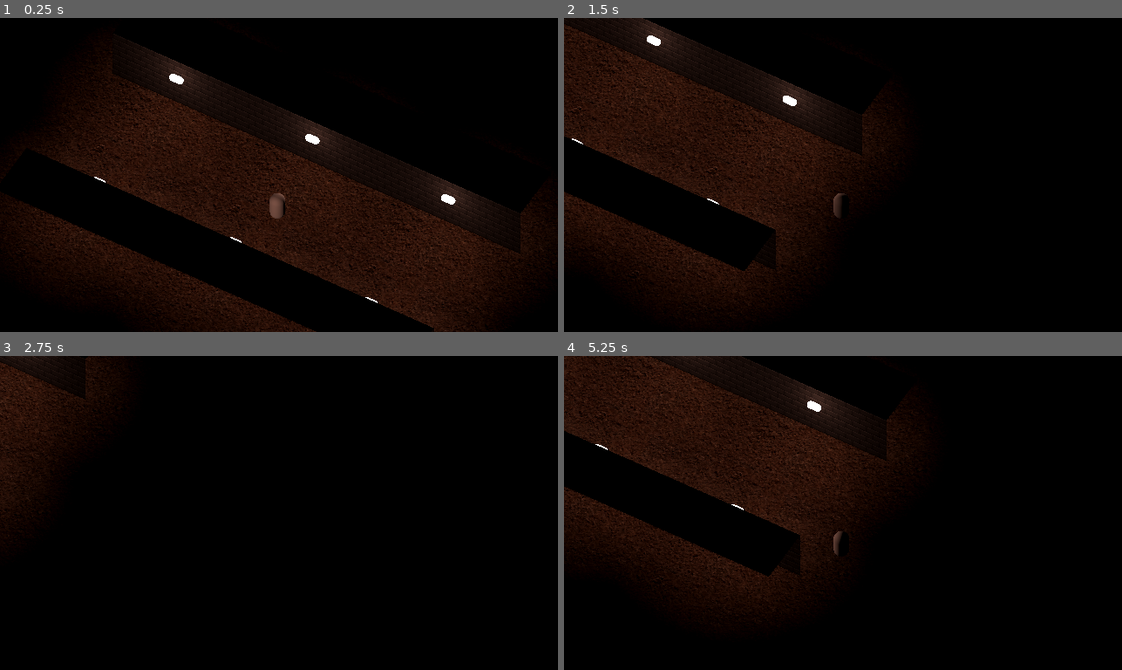
Above: before the commit, frames 1-4 (two rows, left to right).
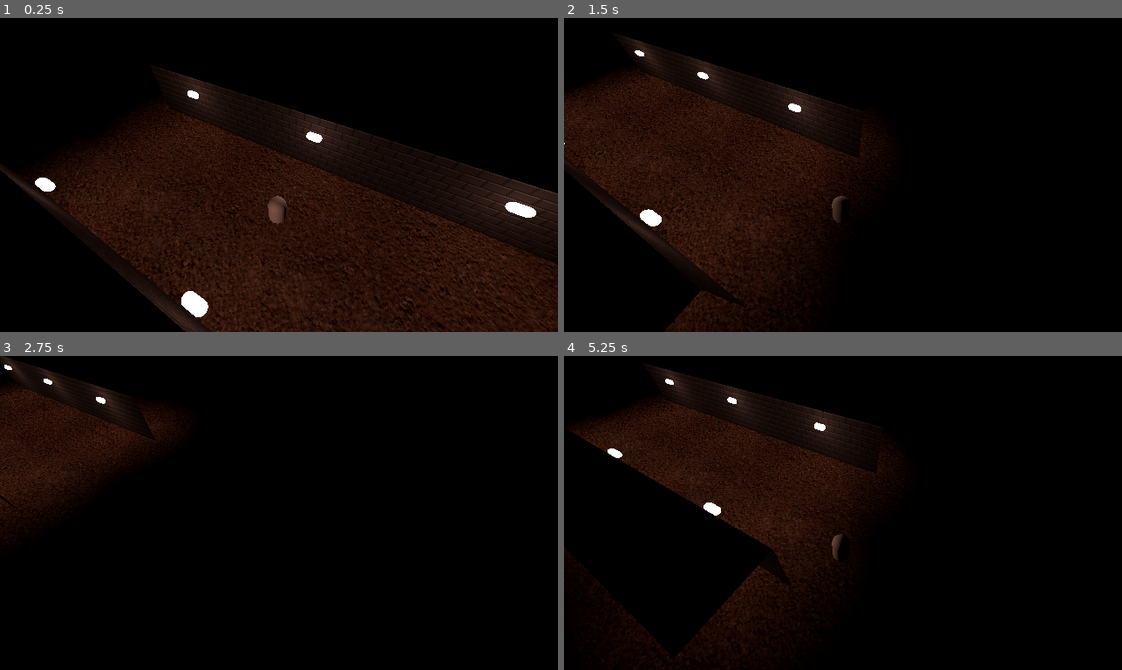
Above: after the commit, the same moments.

Repository: Degenerate-Games/shadows-below
Game: Godot game, scene res://scenes/levels/3d_test_level.tscn
The game is run twice, just before and just after one commit, with the same random seed, the same clock (stepped at 60 frames per second) and the same inputs. This scene is started directly instead of the project's main scene. Sound files missing from this copy of the repository are replaced by a short silence.
Inputs (mouse positions are in pixels of both pictures, inside the frame that each line leads up to):
- Up to frame 1 (0.25 s): no input
- Up to frame 2 (1.5 s): tap Enter at 0.5 s; move the mouse to (965, 159) at 0.52 s; hold D (move_right) 0.53-1.25 s; tap B (bake) at 0.6 s; click (965, 159) at 0.67 s; drag from (731, 190) to (815, 237) at 1.27 s
- Up to frame 3 (2.75 s): tap Space at 2 s; move the mouse to (334, 443) at 2.02 s; hold D (move_right) from 2.03 s (still down); tap K (mixing_ui_clear) at 2.1 s
- Up to frame 4 (5.25 s): release D (move_right) at 2.75 s; drag from (815, 575) to (675, 465) at 2.77 s; tap Enter at 3.5 s; move the mouse to (1010, 560) at 3.52 s; hold A (move_left) 3.53-4.25 s; tap J (mixing_ui_red) at 3.6 s; drag from (675, 465) to (759, 434) at 4.27 s; tap Space at 5 s; move the mouse to (870, 513) at 5.02 s; hold S (move_down) from 5.03 s (still down); tap I (mixing_ui_blue) at 5.1 s; click (870, 513) at 5.17 s

The runs differ from the first frame. In frame 1, 25% of the frame differs, in the area x 0-100%, y 5-100%; in frame 2, 14%; in frame 3, 4.2%; in frame 4, 14%.

Commit message:
Update collision on player and reparent Camera

Diff:
--- a/scenes/player_3d.tscn
+++ b/scenes/player_3d.tscn
@@ -16,8 +16,8 @@
 [sub_resource type="CapsuleMesh" id="CapsuleMesh_sgx52"]
 
 [node name="Player3D" type="CharacterBody3D" groups=["player"]]
-collision_mask = 30
-motion_mode = 1
+collision_layer = 8
+collision_mask = 23
 script = ExtResource("1_jr35w")
 metadata/_edit_group_ = true
 
@@ -28,15 +28,16 @@
 transform = Transform3D(1, 0, 0, 0, 1, 0, 0, 0, 1, 0, 1, 0)
 shape = SubResource("CapsuleShape3D_votqm")
 
-[node name="Area2D" type="Area3D" parent="."]
-collision_mask = 14
+[node name="AuraArea" type="Area3D" parent="."]
+collision_layer = 0
+collision_mask = 16
 gravity_space_override = 1
 gravity_point = true
 gravity_point_unit_distance = 10.0
 gravity_point_center = Vector3(0, 0, 0)
 gravity_direction = Vector3(0, 0, 0)
 
-[node name="CollisionShape3D" type="CollisionShape3D" parent="Area2D"]
+[node name="CollisionShape3D" type="CollisionShape3D" parent="AuraArea"]
 transform = Transform3D(1, 0, 0, 0, 1, 0, 0, 0, 1, 0, 0.5, 0)
 shape = SubResource("CylinderShape3D_ynd7n")
 
@@ -63,13 +64,12 @@
 transform = Transform3D(1, 0, 0, 0, 1, 0, 0, 0, 1, 0, 1, 0)
 mesh = SubResource("CapsuleMesh_sgx52")
 
-[node name="Camera3D" type="Camera3D" parent="MeshInstance3D"]
-transform = Transform3D(0.866025, -0.383022, 0.321394, 0, 0.642788, 0.766044, -0.5, -0.663414, 0.55667, 3, 10, 5)
-projection = 1
+[node name="Camera3D" type="Camera3D" parent="."]
+transform = Transform3D(0.866025, -0.383022, 0.321394, 0, 0.642788, 0.766044, -0.5, -0.663414, 0.556671, 3, 11, 5)
 size = 20.0
 
-[connection signal="area_entered" from="Area2D" to="." method="_on_area_2d_area_entered"]
-[connection signal="area_exited" from="Area2D" to="." method="_on_area_2d_area_exited"]
-[connection signal="body_entered" from="Area2D" to="." method="_on_area_2d_body_entered"]
-[connection signal="body_exited" from="Area2D" to="." method="_on_area_2d_body_exited"]
+[connection signal="area_entered" from="AuraArea" to="." method="_on_area_2d_area_entered"]
+[connection signal="area_exited" from="AuraArea" to="." method="_on_area_2d_area_exited"]
+[connection signal="body_entered" from="AuraArea" to="." method="_on_area_2d_body_entered"]
+[connection signal="body_exited" from="AuraArea" to="." method="_on_area_2d_body_exited"]
 [connection signal="timeout" from="AuraPulseTimer" to="." method="_on_aura_pulse_timer_timeout"]
